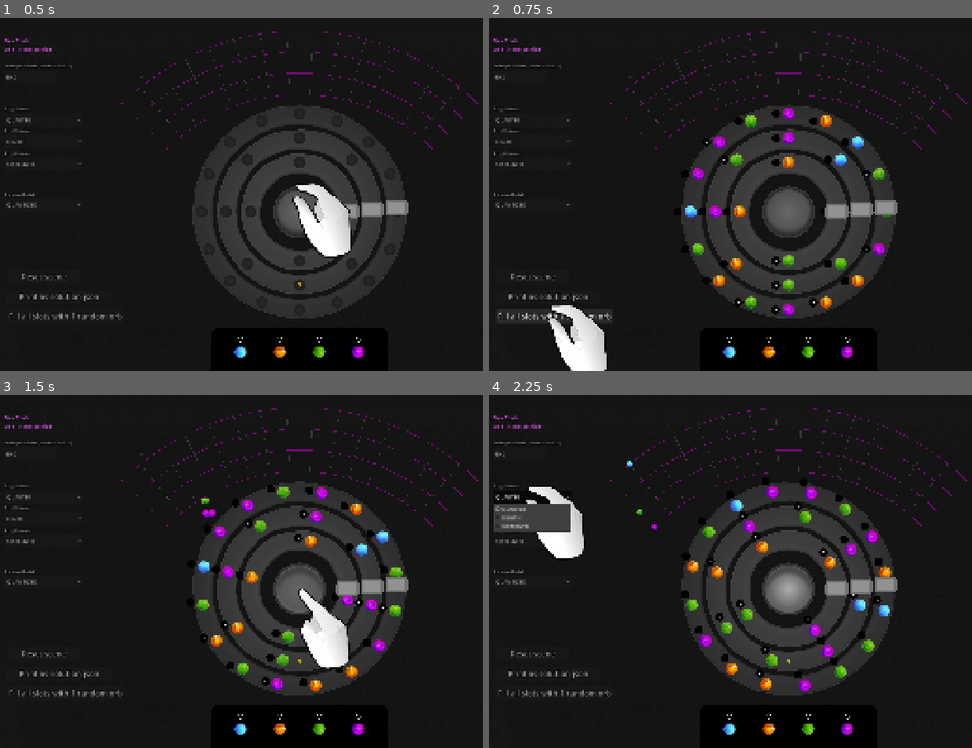
Above: before the commit, frames 1-4 (two rows, left to right).
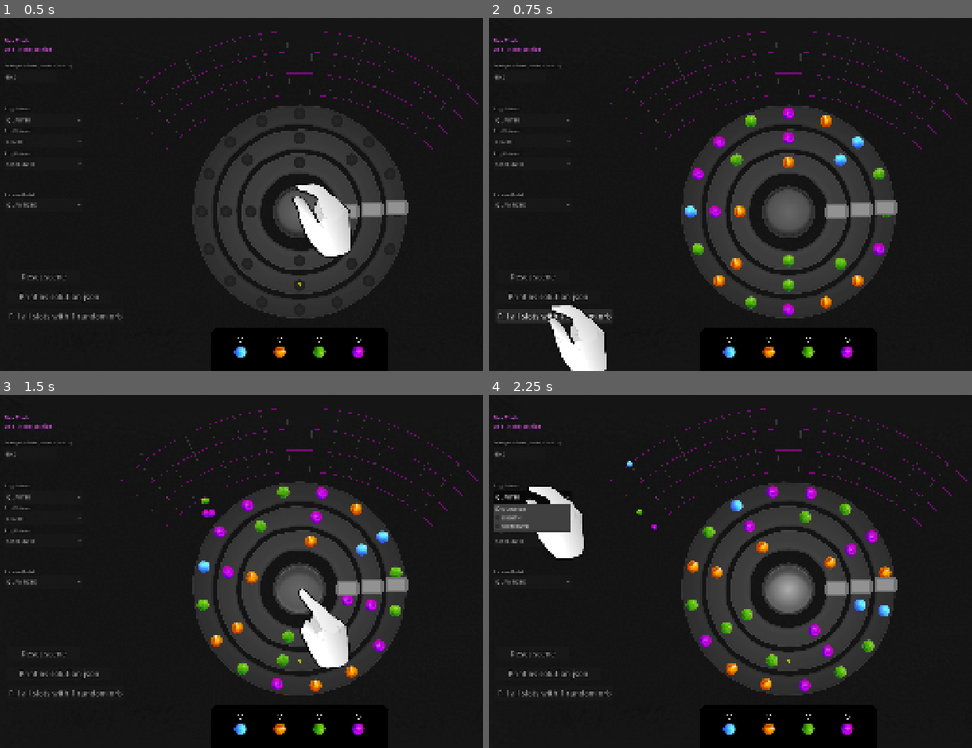
Above: after the commit, the same moments.

Repository: Senzameta-Games/igcc-jam-2026
Game: Godot game, scene res://core/main.tscn
Two runs of this game, one before a commit and one after it. Both use one fixed random seed, a clock stepped at 60 frames per second and the inputs below.
Inputs (mouse positions are in pixels of both pictures, inside the frame that each line leads up to):
- Up to frame 1 (0.5 s): no input
- Up to frame 2 (0.75 s): click "Fill all slots with 1 random …" at 0.5 s
- Up to frame 3 (1.5 s): click (299, 589) at 1.25 s
- Up to frame 4 (2.25 s): click "QUARTER" at 2 s

Frame 1 is identical in both runs. In frame 2, 0.6% of the frame differs, in the area x 41-80%, y 26-84%; in frame 3, 0.5%; in frame 4, 0.6%, in the area x 39-82%, y 24-81%.

Commit message:
Fix stackable orbs
Don't allow orbs to be placed ontop of orbs unless they are in tray

Diff:
--- a/core/entities/slot/slot.gd
+++ b/core/entities/slot/slot.gd
@@ -20,6 +20,8 @@
 @onready var _area: Area2D = $Handle
 @onready var _drophint: Sprite2D = $DropHint
 @onready var _badge: Sprite2D = $Badge
+
+@export var in_tray = false
 
 func _ready() -> void:
 	add_to_group("slots")
@@ -45,7 +47,8 @@
 		_refresh_visual()
 		return null
 	# Matching type path. Stack it if under max (currently 8).
-	if incoming.orb_id == _orb.orb_id:
+
+	if in_tray and incoming.orb_id == _orb.orb_id:
 		if _count < 8:
 			_count += 1
 			incoming.queue_free()
@@ -108,7 +111,7 @@
 	_refresh_badge()
 
 func _refresh_badge() -> void:
-	if _count <= 0 or badge_textures.size() < _count:
+	if _count <= 0 or badge_textures.size() < _count or not in_tray:
 		_badge.visible = false
 		return
 	_badge.texture = badge_textures[_count - 1]
--- a/core/entities/tray/tray.tscn
+++ b/core/entities/tray/tray.tscn
@@ -26,6 +26,7 @@
 [node name="Slot0" parent="Slots" unique_id=136360553 instance=ExtResource("1_ulkqu")]
 position = Vector2(-46, -180)
 stack_count = 8
+in_tray = true
 
 [node name="Orb" parent="Slots/Slot0" unique_id=552011164 instance=ExtResource("4_olegs")]
 orb_id = 0
@@ -33,6 +34,7 @@
 [node name="Slot1" parent="Slots" unique_id=849978761 instance=ExtResource("1_ulkqu")]
 position = Vector2(-46, -60)
 stack_count = 8
+in_tray = true
 
 [node name="Orb" parent="Slots/Slot1" unique_id=987454045 instance=ExtResource("5_1dufa")]
 orb_id = 1
@@ -40,6 +42,7 @@
 [node name="Slot2" parent="Slots" unique_id=694147557 instance=ExtResource("1_ulkqu")]
 position = Vector2(-46, 60)
 stack_count = 8
+in_tray = true
 
 [node name="Orb" parent="Slots/Slot2" unique_id=1316206388 instance=ExtResource("6_jn6ln")]
 orb_id = 2
@@ -47,21 +50,26 @@
 [node name="Slot3" parent="Slots" unique_id=341874409 instance=ExtResource("1_ulkqu")]
 position = Vector2(-46, 181)
 stack_count = 8
+in_tray = true
 
 [node name="Orb" parent="Slots/Slot3" unique_id=562958121 instance=ExtResource("7_0vinb")]
 orb_id = 3
 
 [node name="Slot4" parent="Slots" unique_id=1912150730 instance=ExtResource("1_ulkqu")]
 position = Vector2(49, -180)
+in_tray = true
 
 [node name="Slot5" parent="Slots" unique_id=1700766379 instance=ExtResource("1_ulkqu")]
 position = Vector2(49, -60)
+in_tray = true
 
 [node name="Slot6" parent="Slots" unique_id=927165811 instance=ExtResource("1_ulkqu")]
 position = Vector2(49, 60)
+in_tray = true
 
 [node name="Slot7" parent="Slots" unique_id=2037920540 instance=ExtResource("1_ulkqu")]
 position = Vector2(49, 181)
+in_tray = true
 
 [node name="TrayArea" type="Area2D" parent="." unique_id=1418371354]
 
